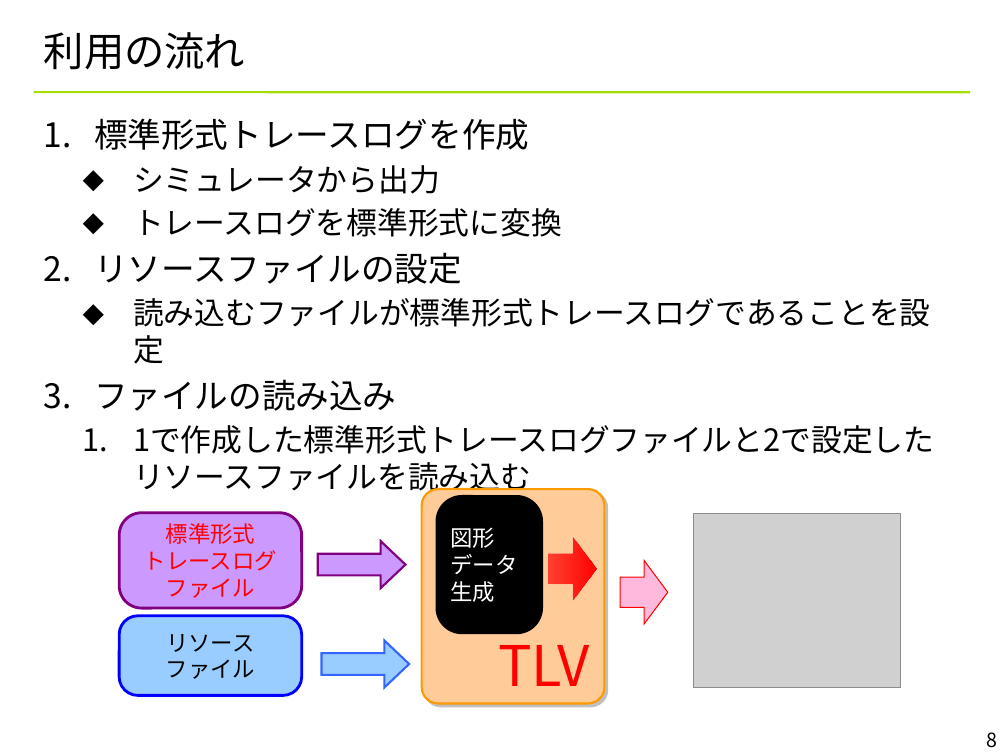
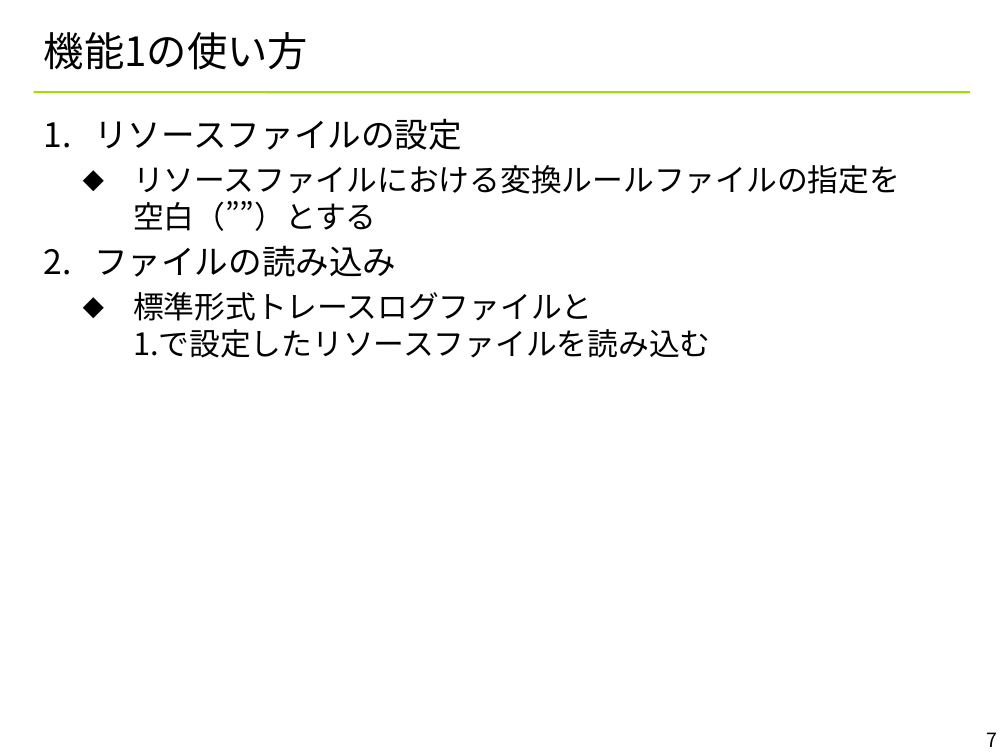
Before and after one commit to YixiaoLi/tlv4mc, a slide deck: slide 7 of doc/converter_manual.pptx (slide 8 before the commit). Drawn at 1008x756 pixels with LibreOffice and Linux fonts; fonts in the diff are those of the drawing; grey boxes stand for pictures; background and template pictures are left out. Boxes give left, top, right and bottom in pixels: in the first picture for what was removed or moved away, otherwise in the second. Text is boxed around its words. In the diff, an @@ line names an element or a change of style, - is before the commit and + after.

```diff
--- a/doc/converter_manual.pptx
+++ b/doc/converter_manual.pptx
@@ title at box(44, 32, 308, 70): text changed @@
-利用の流れ
+機能1の使い方
@@ text at box(94, 118, 562, 237): paragraphs removed @@
-1. 標準形式トレースログを作成
-  ⬥ シミュレータから出力
-  ⬥ トレースログを標準形式に変換
@@ text at box(133, 165, 900, 231): text changed @@
-  ⬥ 読み込むファイルが標準形式トレースログであることを設定
+  ⬥ リソースファイルにおける変換ルールファイルの指定を
+    空白（””）とする
@@ text at box(133, 292, 711, 358): text changed @@
-  1. 1で作成した標準形式トレースログファイルと2で設定したリソースファイルを読み込む
+  ⬥ 標準形式トレースログファイルと
+    1.で設定したリソースファイルを読み込む
@@ rounded rectangle removed at box(421, 489, 604, 704) @@
-TLV
@@ rounded rectangle removed at box(437, 497, 540, 632) @@
-図形
-データ
-生成
@@ rounded rectangle removed at box(119, 513, 301, 609) @@
-標準形式
-トレースログ
-ファイル
@@ right arrow removed at box(548, 536, 596, 600) @@
@@ picture removed at box(694, 514, 901, 688) @@
@@ right arrow removed at box(318, 541, 405, 589) @@
@@ right arrow removed at box(620, 560, 667, 624) @@
@@ rounded rectangle removed at box(119, 616, 301, 696) @@
-リソース
-ファイル
@@ right arrow removed at box(322, 640, 409, 687) @@
@@ page number at box(987, 732, 998, 747): text changed @@
-8
+7
```
Also in this commit, not shown: 10 other slides changed, 2 slides added, 2 slides removed.
